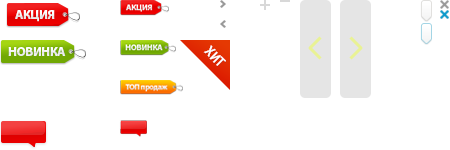
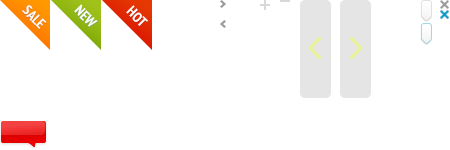
Comparing the layer stacks of the two (450, 150) images. Changes:
removed layer "ТОП продаж copy 2" over [120, 80, 183, 95]
removed layer "Новинка copy 2" over [120, 40, 176, 56]
removed layer "Акция copy 2" over [120, 0, 169, 16]
removed layer "-10% copy 2" over [119, 120, 147, 137]
removed layer "Layer 11" over [180, 40, 230, 90]
removed layer "Новинка copy" over [0, 40, 86, 65]
removed layer "Акция copy" over [6, 3, 80, 28]
added layer "HOT copy" above "NEW" over [102, 0, 152, 50]
added layer "NEW" above "SALE" over [51, 0, 101, 50]
added layer "SALE" above "-10% copy" over [0, 0, 50, 50]
